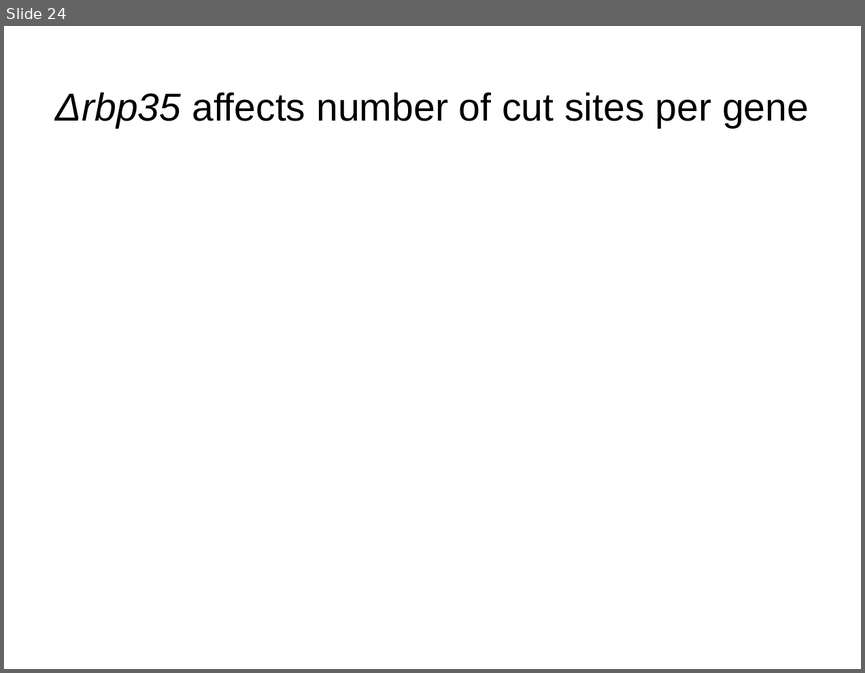
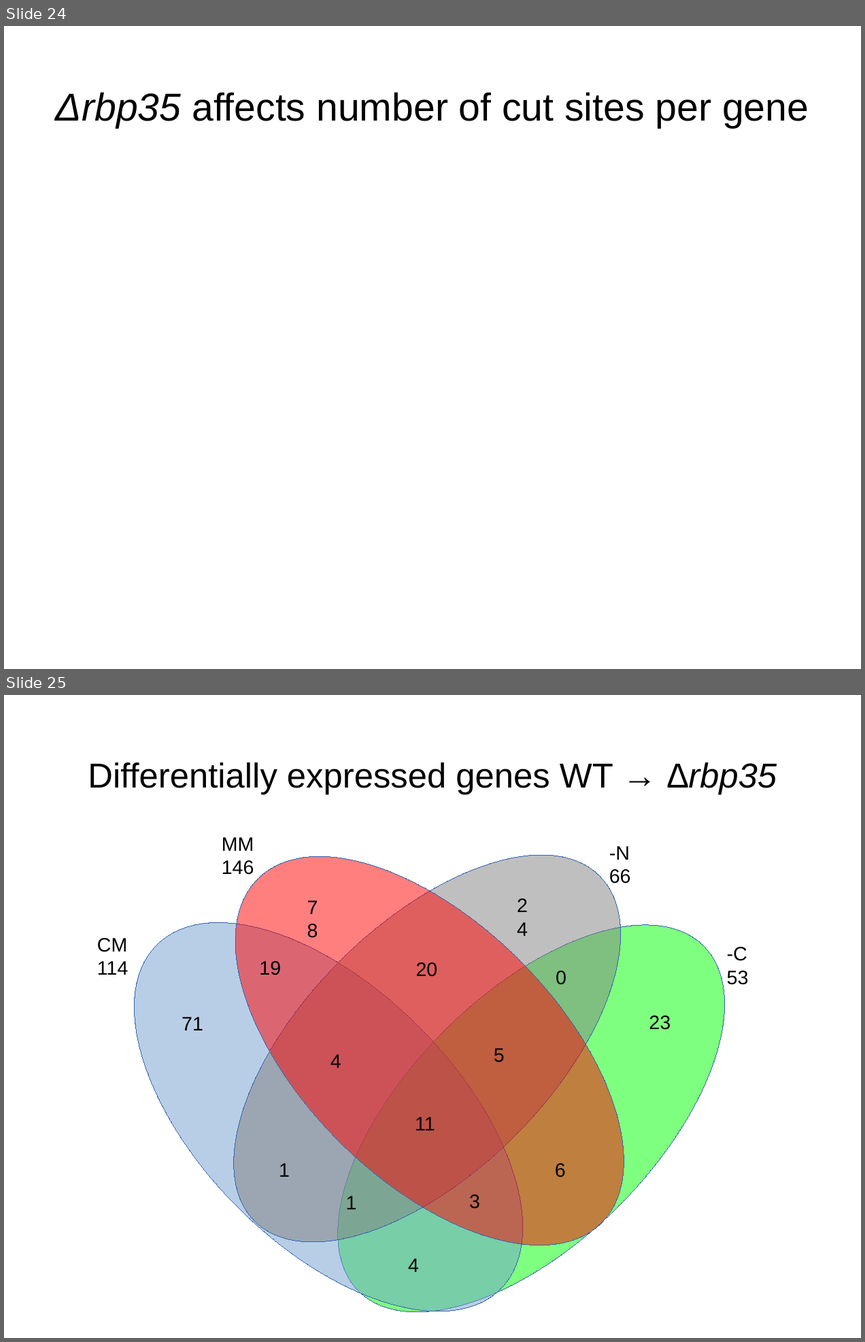
Before and after one commit to wilkinsonlab/m-oryzae-polya, a slide deck: doc/oryzae_presentation.odp. Shown one above the other, each under a label of ours: slide 24 before the commit, slides 24 and 25 after it. The pictures are 865x673 and 865x1342 pixels, drawn with LibreOffice and Linux fonts; fonts in the diff are those of the drawing. Boxes give left, top, right and bottom in pixels: in the first picture for what was removed or moved away, otherwise in the second. Text is boxed around its words. In the diff, an @@ line names an element or a change of style, - is before the commit and + after.

```diff
--- a/doc/oryzae_presentation.odp
+++ b/doc/oryzae_presentation.odp
@@ slide 25 added at [4,695,861,1338], background #FFFFFF @@
@@ title added at [88,762,776,795], 32 pt, text #000000 @@
+Differentially expressed genes WT → ∆rbp35
@@ ellipse added at [168,788,688,1308], fill #808080 at 50% opacity, outline #3465AF 0 pt @@
@@ ellipse added at [168,788,693,1313], fill #FF0000 at 50% opacity, outline #3465AF 0 pt @@
@@ text added at [222,837,254,875], 18 pt, text #000000 @@
+MM
+146
@@ ellipse added at [67,854,592,1338], fill #729FCF at 50% opacity, outline #3465AF 0 pt @@
@@ text added at [609,846,631,883], 18 pt, text #000000 @@
+-N
+66
@@ ellipse added at [271,858,791,1338], fill #00FF00 at 50% opacity, outline #3465AF 0 pt @@
@@ text added at [299,891,336,943], 18 pt, text #000000 @@
+78
@@ text added at [509,889,546,940], 18 pt, text #000000 @@
+24
@@ text added at [97,938,128,974], 18 pt, text #000000 @@
+CM
+114
@@ text added at [727,947,749,985], 18 pt, text #000000 @@
+-C
+53
@@ text added at [259,961,281,975], 18 pt, text #000000 @@
+19
@@ text added at [416,962,438,977], 18 pt, text #000000 @@
+20
@@ text added at [555,970,566,985], 18 pt, text #000000 @@
+0
@@ text added at [181,1017,203,1030], 18 pt, text #000000 @@
+71
@@ text added at [649,1015,670,1030], 18 pt, text #000000 @@
+23
@@ text added at [330,1054,341,1068], 18 pt, text #000000 @@
+4
@@ text added at [494,1048,504,1062], 18 pt, text #000000 @@
+5
@@ text added at [415,1117,435,1130], 18 pt, text #000000 @@
+11
@@ text added at [279,1163,290,1176], 18 pt, text #000000 @@
+1
@@ text added at [555,1163,566,1177], 18 pt, text #000000 @@
+6
@@ text added at [346,1195,357,1209], 18 pt, text #000000 @@
+1
@@ text added at [469,1194,480,1208], 18 pt, text #000000 @@
+3
@@ text added at [408,1258,419,1272], 18 pt, text #000000 @@
+4
```
Also in this commit, not shown: 11 slides changed, 5 other files.
